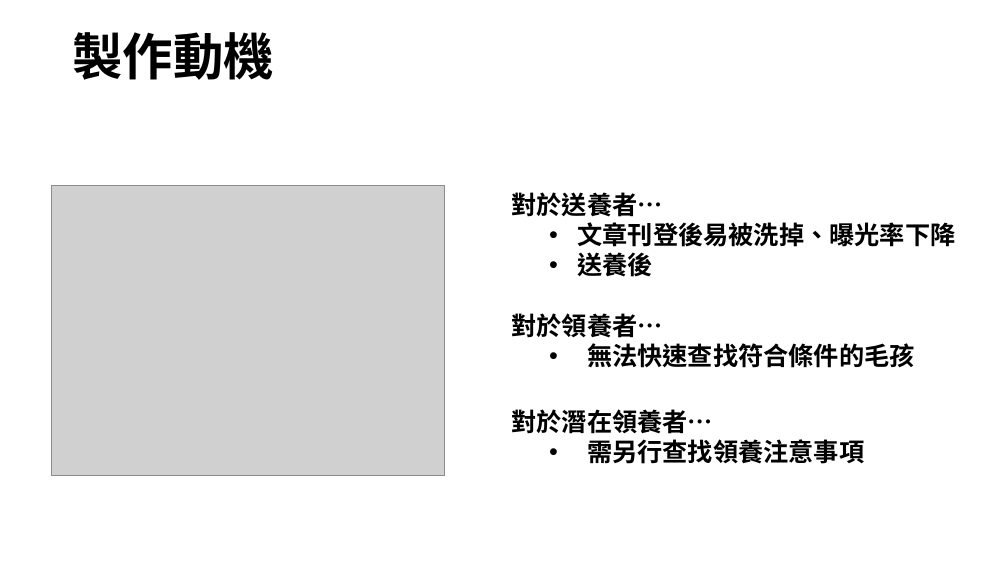
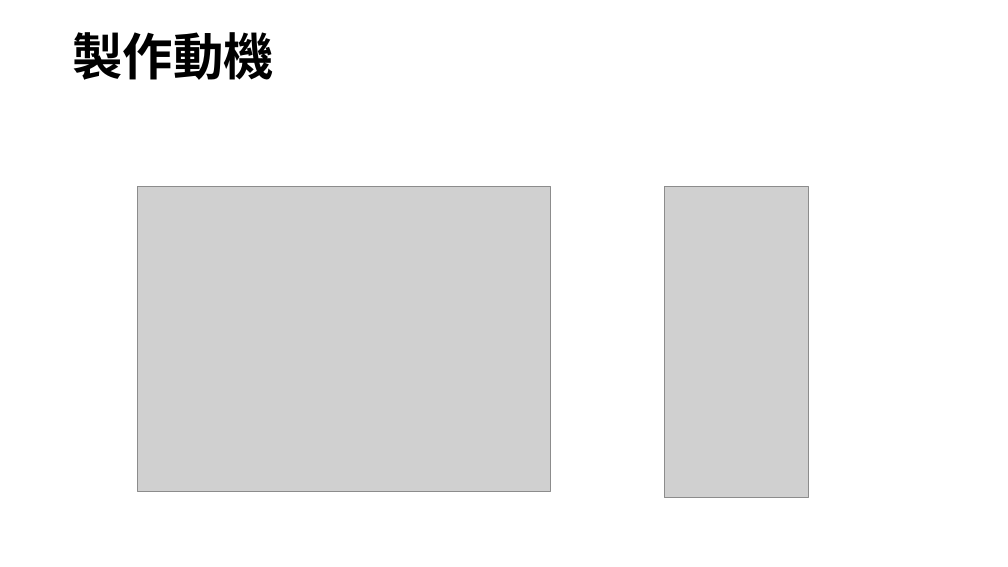
Before and after one commit to MFEE18-NO-8/MFEE18_NO8, a slide deck: slide 3 of ppt/第八組大專簡報.pptx. Drawn at 1008x567 pixels with LibreOffice and Linux fonts; fonts in the diff are those of the drawing; grey boxes stand for pictures; background and template pictures are left out. Boxes give left, top, right and bottom in pixels: in the first picture for what was removed or moved away, otherwise in the second. Text is boxed around its words. In the diff, an @@ line names an element or a change of style, - is before the commit and + after.

```diff
--- a/ppt/第八組大專簡報.pptx
+++ b/ppt/第八組大專簡報.pptx
@@ picture: place and size @@
-picture at (51,185,445,476)
+picture at (138,186,551,492)
@@ text removed at (511,192,956,464) @@
-對於送養者…
-  • 文章刊登後易被洗掉、曝光率下降
-  • 送養後
-對於領養者…
-  • 無法快速查找符合條件的毛孩
-對於潛在領養者…
-  • 需另行查找領養注意事項
@@ picture added at (664,186,808,498) @@
```
Also in this commit, not shown: 3 other slides changed, 1 slide added.
